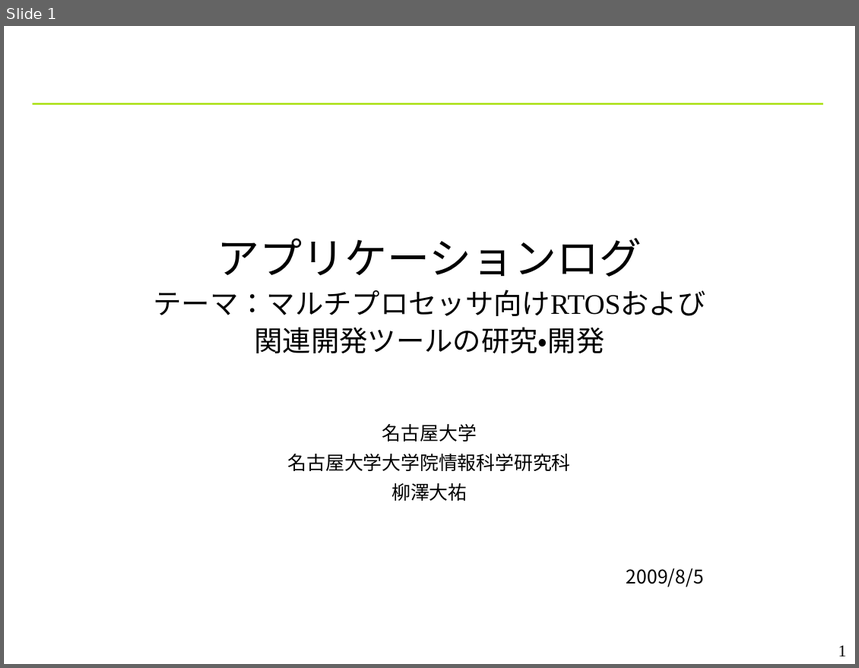
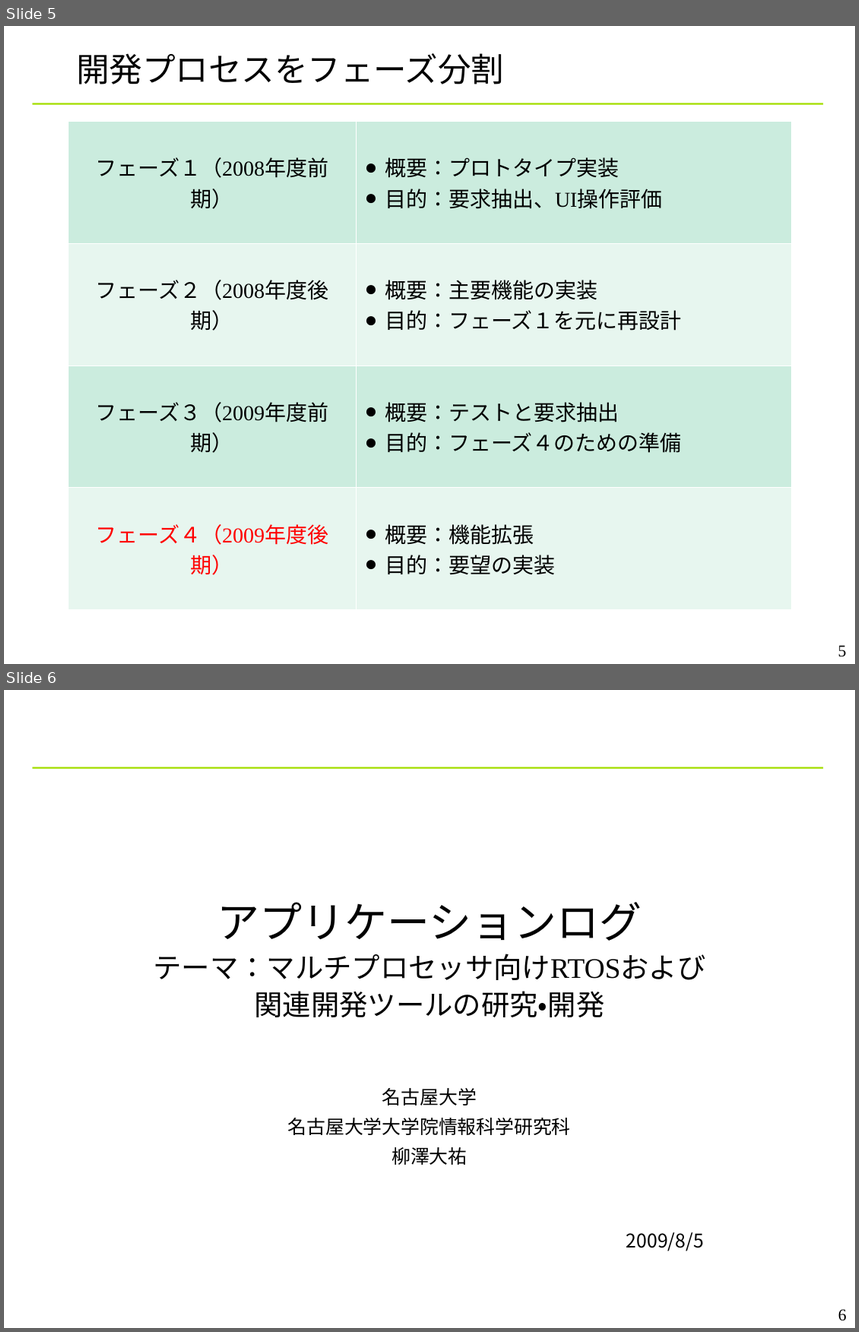
Before and after one commit to YixiaoLi/tlv4mc, a slide deck: doc/phase4/joho_koukankai/ojl-2nd-comm-yanagi.ppt. Shown one above the other, each under a label of ours: slide 1 before the commit, slides 5 and 6 after it. The pictures are 859x668 and 859x1332 pixels, drawn with LibreOffice and Linux fonts; fonts in the diff are those of the drawing; background and template pictures are left out. Boxes give left, top, right and bottom in pixels: in the first picture for what was removed or moved away, otherwise in the second. Text is boxed around its words. In the diff, an @@ line names an element or a change of style, - is before the commit and + after.

```diff
--- a/doc/phase4/joho_koukankai/ojl-2nd-comm-yanagi.ppt
+++ b/doc/phase4/joho_koukankai/ojl-2nd-comm-yanagi.ppt
@@ slide 5 added at (4, 26, 855, 664), background #FFFFFF; not listed: 1 template element that a slide beside it also shows @@
@@ title added at (76, 53, 504, 85), 28 pt, text #000000 @@
+開発プロセスをフェーズ分割
@@ table added at (68, 121, 791, 610), 4 rows, 2 columns @@
+フェーズ１（2008年度前期） | 概要：プロトタイプ実装 / 目的：要求抽出、UI操作評価
+フェーズ２（2008年度後期） | 概要：主要機能の実装 / 目的：フェーズ１を元に再設計
+フェーズ３（2009年度前期） | 概要：テストと要求抽出 / 目的：フェーズ４のための準備
+フェーズ４（2009年度後期） | 概要：機能拡張 / 目的：要望の実装
@@ page number added at (838, 645, 847, 658), 14 pt, text #000000 @@
+5
@@ what was slide 1 is now slide 6 @@
@@ page number at (838, 1309, 847, 1322): text changed @@
-1
+6
```
Also in this commit, not shown: 5 other slides added.
